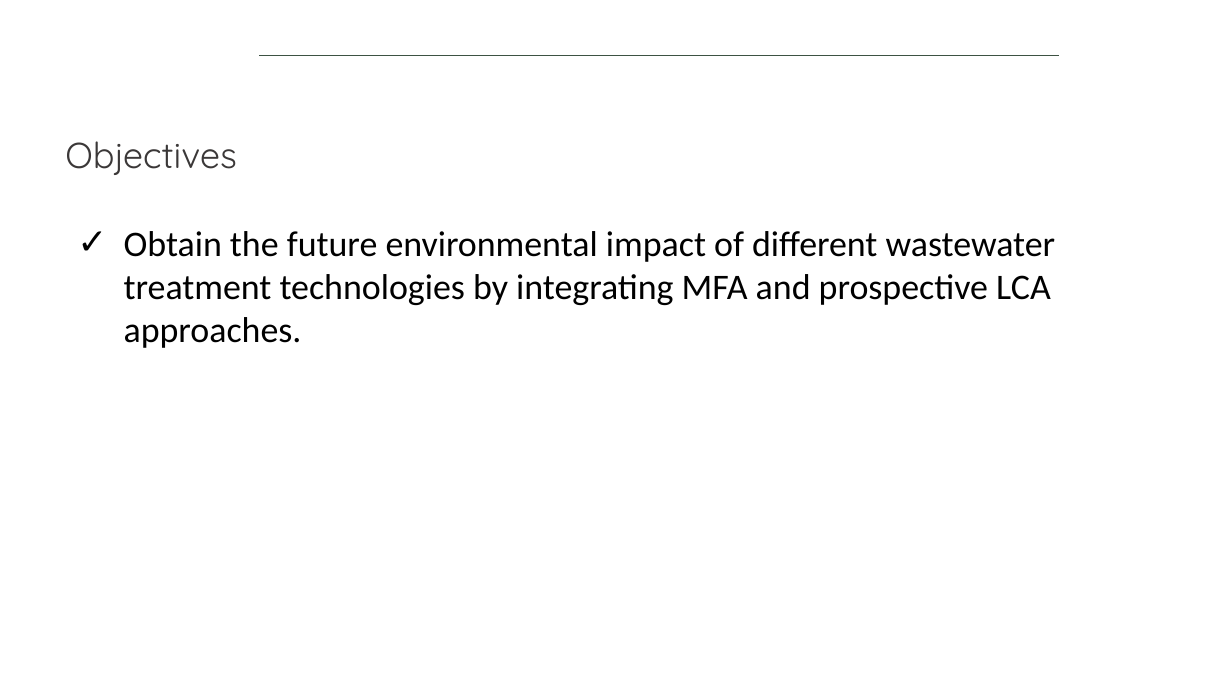
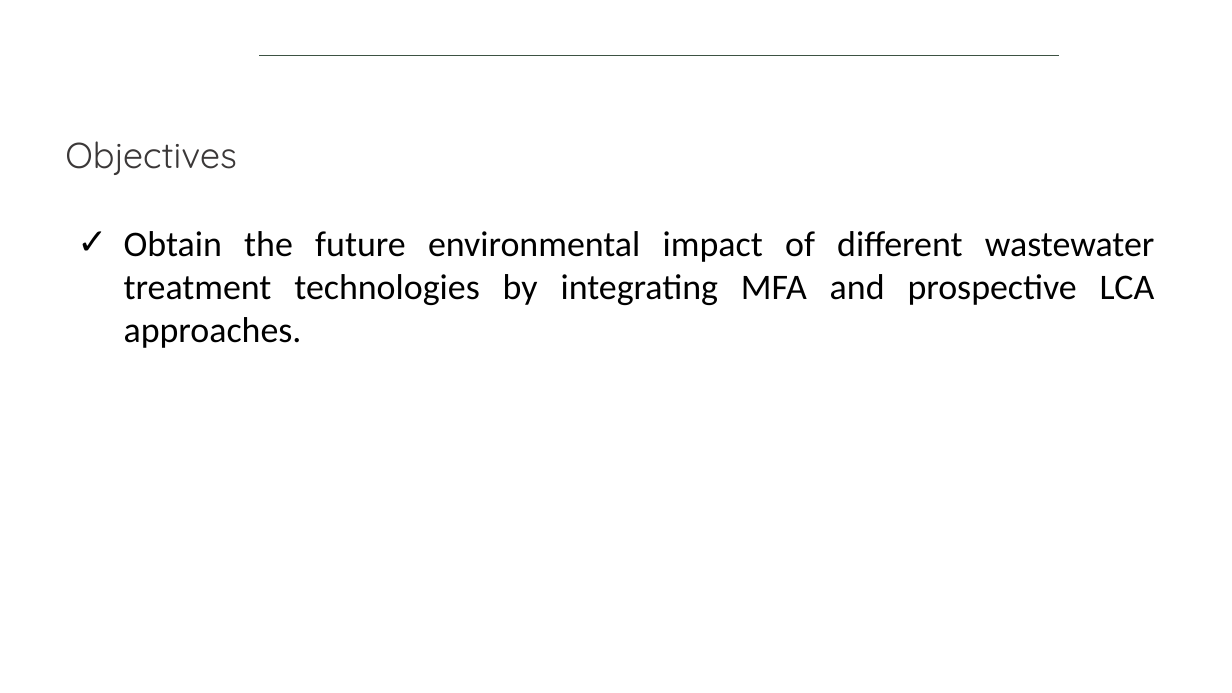
Before and after one commit to isabelapi/PAW_MFA_LCA_2025, a slide deck: slide 4 of presentation/dds_autumn_school_2025_paw_presentation_14-11-2025.pptx. Drawn at 1232x693 pixels with LibreOffice and Linux fonts; fonts in the diff are those of the drawing; background and template pictures are left out. Boxes give left, top, right and bottom in pixels: in the first picture for what was removed or moved away, otherwise in the second. Text is boxed around its words. In the diff, an @@ line names an element or a change of style, - is before the commit and + after.

Commit message:
updated presentation MFA charts

```diff
--- a/presentation/dds_autumn_school_2025_paw_presentation_14-11-2025.pptx
+++ b/presentation/dds_autumn_school_2025_paw_presentation_14-11-2025.pptx
@@ text "Obtain the future environmental impact ..." at bbox=[124, 231, 1155, 348]: alignment left to justified @@
```
